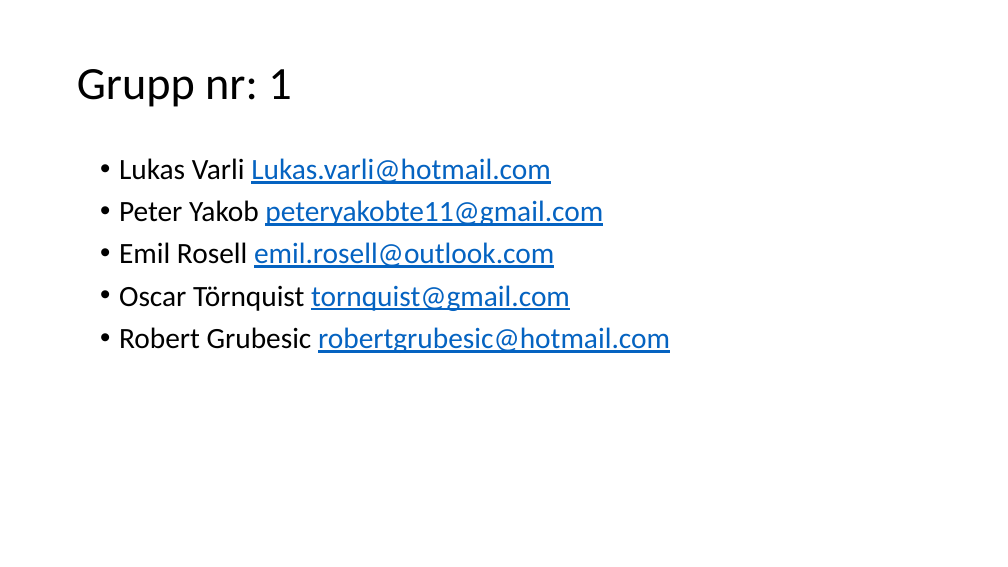
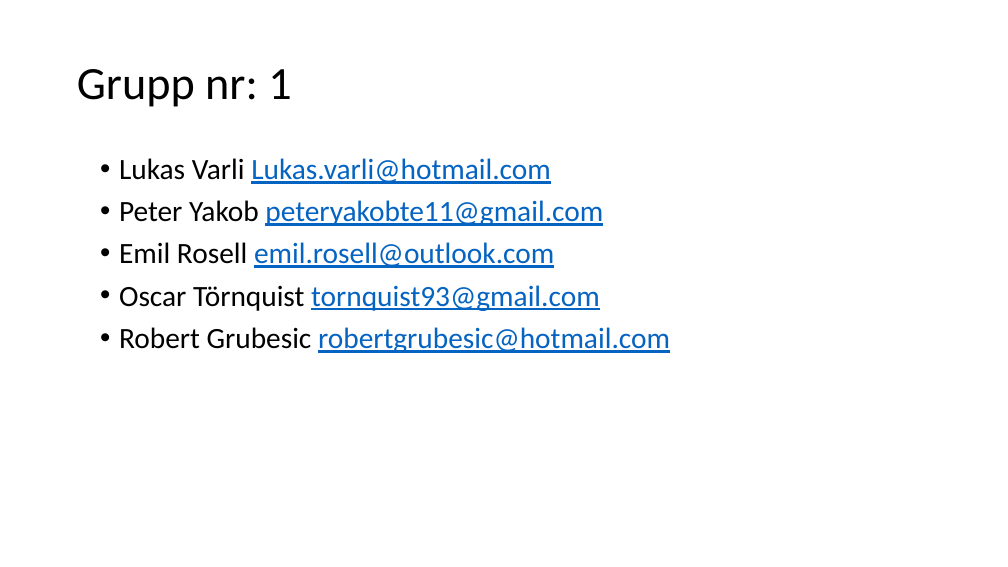
Before and after one commit to fyrtio2/projektINTE, a slide deck: slide 1 of 01 Dokumentation/slutredovisning.pptx. Drawn at 1008x567 pixels with LibreOffice and Linux fonts; fonts in the diff are those of the drawing. Boxes give left, top, right and bottom in pixels: in the first picture for what was removed or moved away, otherwise in the second. Text is boxed around its words. In the diff, an @@ line names an element or a change of style, - is before the commit and + after.

```diff
--- a/01 Dokumentation/slutredovisning.pptx
+++ b/01 Dokumentation/slutredovisning.pptx
@@ text at (x1=119, y1=285, x2=600, y2=311): text changed @@
-• Oscar Törnquist tornquist@gmail.com
+• Oscar Törnquist tornquist93@gmail.com
```
Also in this commit, not shown: 6 other slides changed, 4 slides added, 6 slides removed, 2 other files.
